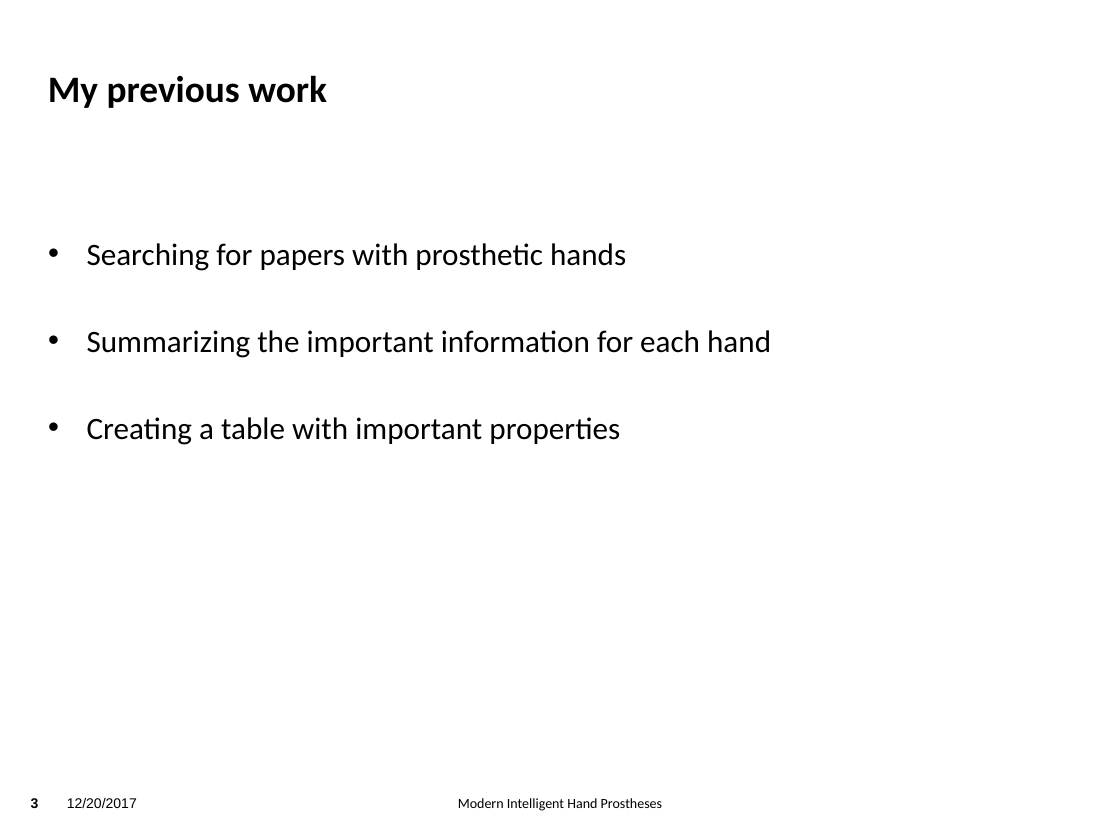
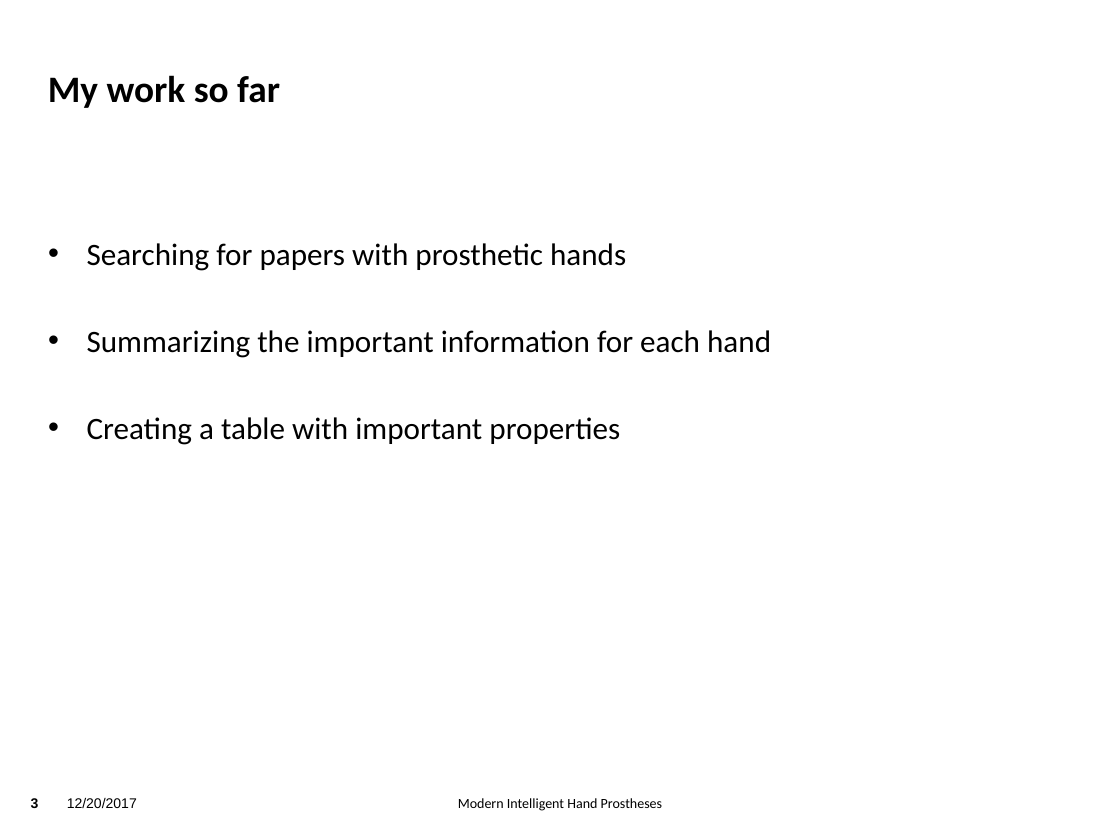
Before and after one commit to TsStocker/HumanoideRobotik, a slide deck: slide 3 of Vortrag/Vortrag.pptx. Drawn at 1120x840 pixels with LibreOffice and Linux fonts; fonts in the diff are those of the drawing; background and template pictures are left out. Boxes give left, top, right and bottom in pixels: in the first picture for what was removed or moved away, otherwise in the second. Text is boxed around its words. In the diff, an @@ line names an element or a change of style, - is before the commit and + after.

```diff
--- a/Vortrag/Vortrag.pptx
+++ b/Vortrag/Vortrag.pptx
@@ title at bbox=[48, 75, 280, 108]: text changed @@
-My previous work
+My work so far
```
Also in this commit, not shown: 3 other slides changed, 1 other file.
